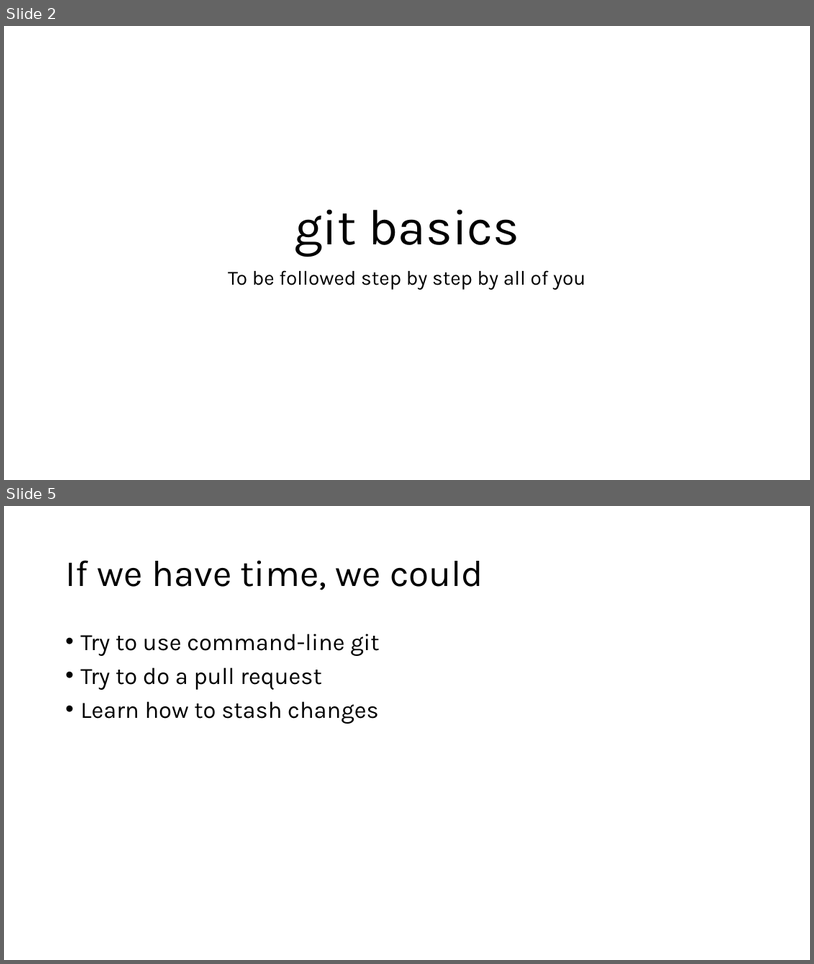
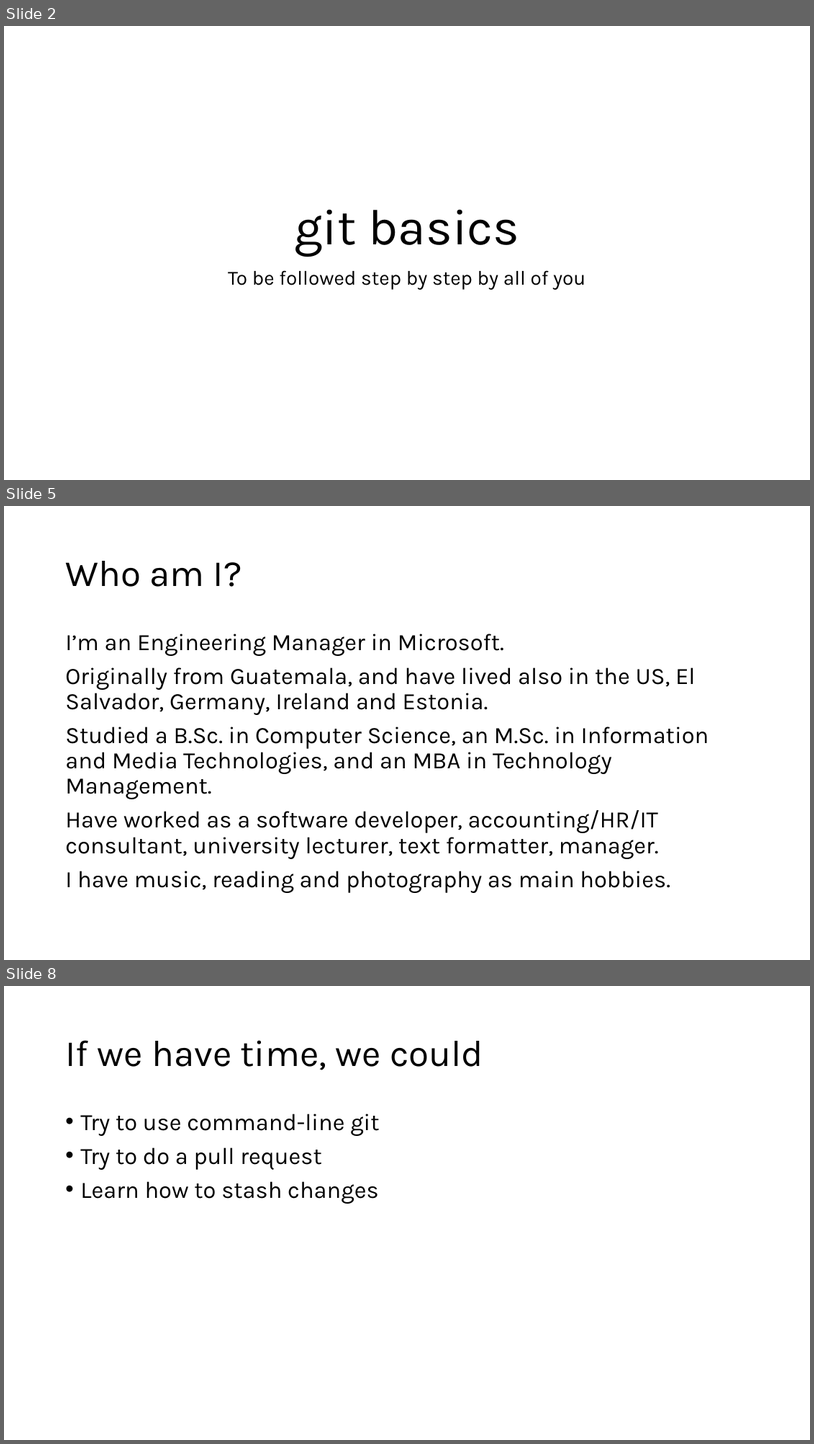
Before and after one commit to BalticMicrosoftDevelopersCommunity/letsbuild-2021, a slide deck: 1.Introduction/GitBasics_BalticMicrosoftDevelopersCommunity_letsbuild2021.pptx. Shown one above the other, each under a label of ours: slides 2 and 5 before the commit, slides 2, 5 and 8 after it; the slides between them are not shown. The pictures are 814x964 and 814x1444 pixels, drawn with LibreOffice and Linux fonts; fonts in the diff are those of the drawing. Boxes give left, top, right and bottom in pixels: in the first picture for what was removed or moved away, otherwise in the second. Text is boxed around its words. In the diff, an @@ line names an element or a change of style, - is before the commit and + after.

```diff
--- a/1.Introduction/GitBasics_BalticMicrosoftDevelopersCommunity_letsbuild2021.pptx
+++ b/1.Introduction/GitBasics_BalticMicrosoftDevelopersCommunity_letsbuild2021.pptx
@@ slide 5 added at [4, 506, 810, 960], background #FFFFFF @@
@@ title added at [65, 561, 242, 587], 44 pt, text #000000 @@
+Who am I?
@@ text added at [65, 633, 710, 893], 28 pt, text #000000 @@
+I’m an Engineering Manager in Microsoft.
+Originally from Guatemala, and have lived also in the US, El Salvador, Germany, Ireland and Estonia.
+Studied a B.Sc. in Computer Science, an M.Sc. in Information and Media Technologies, and an MBA in Technology Management.
+Have worked as a software developer, accounting/HR/IT consultant, university lecturer, text formatter, manager.
+I have music, reading and photography as main hobbies.
@@ what was slide 5 is now slide 8 @@
```
Also in this commit, not shown: 11 slides changed, 9 other slides added, 3 slides removed.
